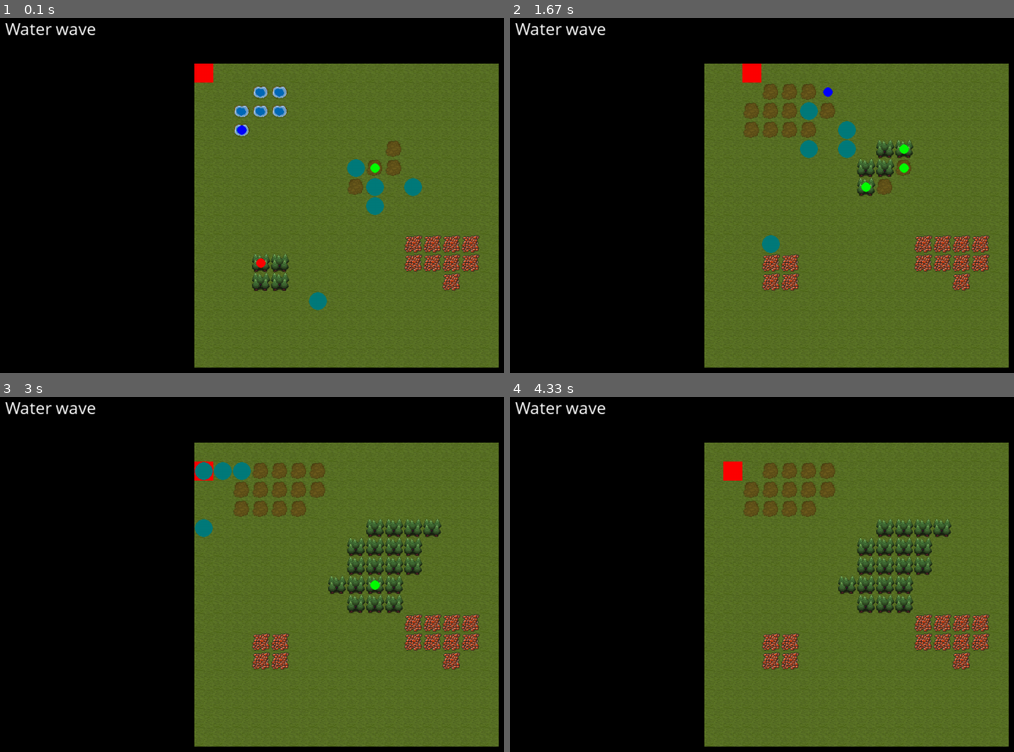
Above: before the commit, frames 1-4 (two rows, left to right).
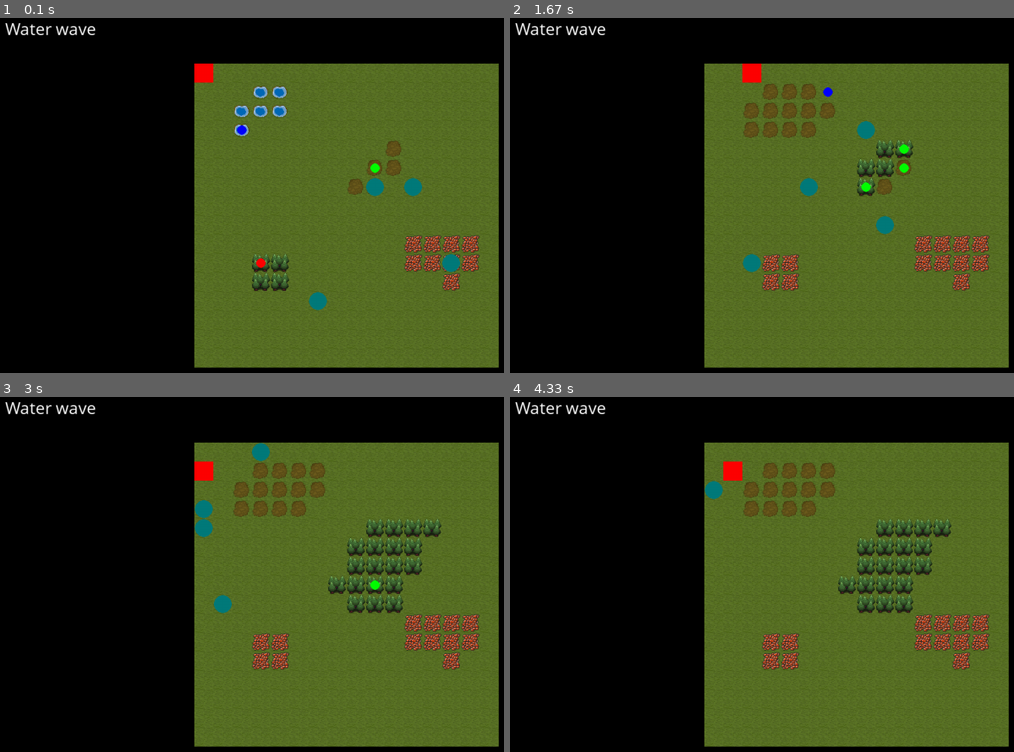
Above: after the commit, the same moments.

Repository: mytinycloud/90D-pygame-scaffold
Game: pygame game, started from main.py
The game is run twice, just before and just after one commit, with the same random seed, the same clock (stepped at 60 frames per second) and the same inputs.
Inputs (mouse positions are in pixels of both pictures, inside the frame that each line leads up to):
- Up to frame 1 (0.1 s): no input
- Up to frame 2 (1.67 s): hold D 0.33-0.8 s; move the mouse to (837, 245) at 0.37 s; hold W 0.83-1.13 s; move the mouse to (outside the picture) at 0.87 s; tap Space at 0.9, 1.23, 1.53 s; hold D 1.17-1.63 s; move the mouse to (867, 255) at 1.2 s
- Up to frame 3 (3 s): hold A 1.67-2.2 s; move the mouse to (171, 610) at 1.7 s; tap Space at 1.73, 2.03, 2.3, 2.63, 2.93 s; hold S 2.23-2.53 s; move the mouse to (428, 709) at 2.27 s; hold A 2.57-2.97 s; move the mouse to (115, 716) at 2.6 s
- Up to frame 4 (4.33 s): hold W 3-3.37 s; move the mouse to (978, 439) at 3.03 s; tap Space at 3.07, 3.47, 3.77, 4.13 s; hold D 3.4-4.03 s; move the mouse to (outside the picture) at 3.43 s; hold S from 4.07 s (still down); move the mouse to (953, 645) at 4.1 s

The runs differ from the first frame. In frame 1, 0.4% of the frame differs, in the area x 68-92%, y 39-72%; in frame 2, 1.3%, in the area x 46-77%, y 23-72%; in frame 3, 0.9%; in frame 4, 0.1%.

Commit message:
Add A* pathing for enemy

Diff:
--- a/systems/enemy.py
+++ b/systems/enemy.py
@@ -5,10 +5,12 @@
 from .player import PlayerComponent
 from .turn import TurnComponent
 from .health import HealthComponent, reduce_player_health
+from .tilemap import TilemapComponent
 from . import turn
 
 from math import copysign
 from random import choice
+from queue import PriorityQueue
 
 '''
 A component that represents a generic enemy
@@ -25,23 +27,18 @@
 
     player: PlayerComponent = group.query_singleton('player')
     t: TurnComponent = group.query_singleton('turn').turn
+    tm: TilemapComponent = group.query_singleton('tilemap')
 
-    # Prior to enemy movement,
-    # check if any health related actions need to be carried out
-    if (t.state == turn.TURN_ENEMY or t.state == turn.TURN_PLAYER):
-        for e in group.query('enemy', 'health'):
+    if t.state == turn.TURN_ENEMY or t.state == turn.TURN_PLAYER:
+        for e in group.query('enemy'):
+            if t.state == turn.TURN_ENEMY:
+                motion: MotionComponent = e.motion
+                mtp = a_star(tm.tilemap.map, (e.motion.position.x, e.motion.position.y), (player.motion.position.x, player.motion.position.y))
+                motion.velocity = mtp
+
             if player.motion.position == e.motion.position:
                 reduce_player_health(player, e.enemy.damage)
                 group.remove(entity = e)
-
-    if (t.state != turn.TURN_ENEMY):
-        return
-
-    for e in group.query('enemy'):
-        motion: MotionComponent = e.motion
-        mtp = move_towards_player(player.motion.position, e.motion.position)
-        motion.velocity = mtp
-
 '''
 Mount system
 '''
@@ -49,11 +46,10 @@
     group.mount_system(enemy_update_system)
 
 '''
-Naive pathing implementation to move towards player one
-step at a time. If the enemy is not in either x or y plane, then choose
-a random plane to move on.
+Immediate motion next step for A* calculating the velocity from the
+enemy's current and next path index
 '''
-def move_towards_player(p_pos: Vector2, e_pos: Vector2):
+def calculate_velocity(p_pos: Vector2, e_pos: Vector2):
 
     delta = p_pos - e_pos
 
@@ -80,3 +76,85 @@
     enemy.health = HealthComponent(health = 100)
 
     return enemy
+
+'''
+Calculating cost of individual tile for A*
+'''
+def get_cost(value):
+    cost_mapping = {
+        0: 1,   #  Earth
+        1: 100, #  Water
+        2: 10,  #  Mud
+        3: 5,   #  Plant
+        4: 20  #  Ember
+    }
+    return cost_mapping.get(value, 1000)  # Default to infinity for unrecognized values
+
+'''
+Heuristic function (Manhattan distance for grid)
+'''
+def heuristic(a, b):
+    return abs(a[0] - b[0]) + abs(a[1] - b[1])
+
+'''
+A* algorithm implementation including. Returns next immediate velocity for enemy to take
+'''
+def a_star(map, e_pos, p_pos):
+
+    frontier = PriorityQueue()
+    frontier.put((0, e_pos))  # Priority queue stores (priority, node)
+
+    came_from = {}
+    cost_so_far = {}
+
+    came_from[e_pos] = None
+    cost_so_far[e_pos] = 0
+
+    while not frontier.empty():
+        _, current = frontier.get()
+
+        if current == p_pos:
+            break
+
+        # Define the possible moves (up, down, left, right)
+        neighbors = [
+            (current[0] + 1, current[1]),   # Right
+            (current[0] - 1, current[1]),   # Left
+            (current[0], current[1] + 1),   # Down
+            (current[0], current[1] - 1)    # Up
+        ]
+
+        for next in neighbors:
+            # Check if next position is within grid bounds
+
+            if 0 <= next[0] < len(map) and 0 <= next[1] < len(map[0]):
+                # Calculate the cost to move to the neighbor
+                # TODO: Check, this might be reversed
+                next_x = int(next[0])
+                next_y = int(next[1])
+                new_cost = cost_so_far[current] + get_cost(map[next_y][next_x])
+
+                # If the neighbor hasn't been visited or a cheaper path is found
+                if next not in cost_so_far or new_cost < cost_so_far[next]:
+                    cost_so_far[next] = new_cost
+                    priority = new_cost + heuristic(p_pos, next)
+                    frontier.put((priority, next))
+                    came_from[next] = current
+
+    # Reconstruct path
+    path = []
+    current = p_pos
+    while current != e_pos:  # Trace the path back from goal to start
+        path.append(current)
+        current = came_from[current]
+    path.append(e_pos)
+    path.reverse()  # Reverse the path to start -> goal
+
+    velocity = Vector2((0,0))
+
+    # Because system uses last two path nodes for A* to calculate next immediate
+    # vector for enemy to take towards player, with paht[0] being the current position
+    if(len(path)>= 2):
+        velocity = calculate_velocity(Vector2(path[1]), Vector2(path[0]))
+
+    return velocity  # Return the path and total cost
--- a/systems/testing.py
+++ b/systems/testing.py
@@ -20,10 +20,10 @@
 Mount the testing system any testing init
 '''
 def mount_testing_system(group: EntityGroup):
-    group.add(create_enemy((8,5)))
+    group.add(create_enemy((13,10)))
 
     # Create group of enemies randomly placed on map.
-    for i in range(4):
+    for i in range(3):
         enemy = create_enemy((choice(range(5,15)), choice(range(5,15))))
         group.add(enemy)
 
